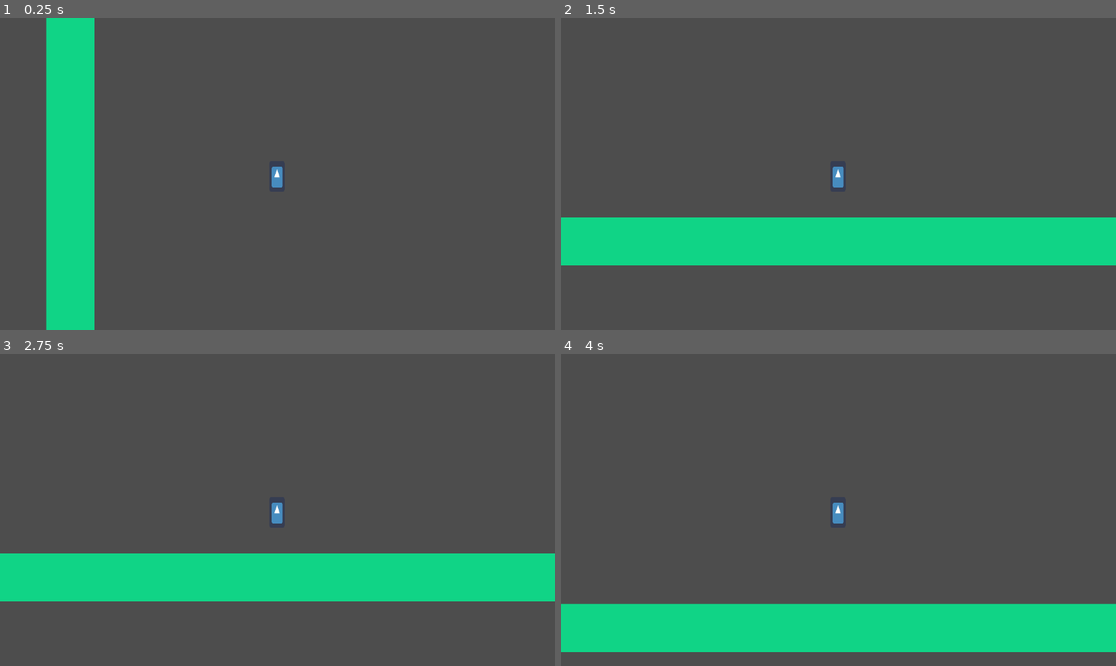
Above: before the commit, frames 1-4 (two rows, left to right).
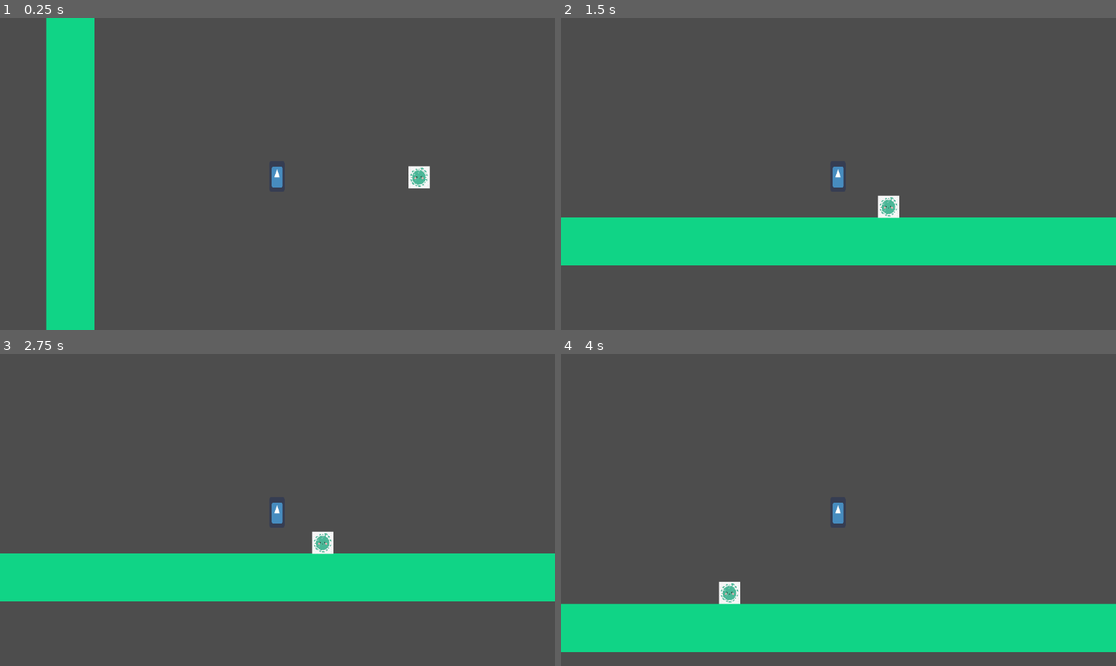
Above: after the commit, the same moments.

Repository: bobbleheadhobo/Science-Hell
Game: Godot game, scene res://Scenes/VirusWorld.tscn
Two runs of this game, one before a commit and one after it. Both use one fixed random seed, a clock stepped at 60 frames per second and the inputs below. The engine's default icon, where the game draws it, is replaced by a stand-in: a white triangle on a blue panel in a dark square.
Inputs:
- Up to frame 1 (0.25 s): no input
- Up to frame 2 (1.5 s): hold D (moveRight) from 0.53 s (still down); tap Space (jump) at 0.6, 0.77, 1.07, 1.35 s
- Up to frame 3 (2.75 s): tap Space (jump) at 1.52, 1.82, 2.1 s; release D (moveRight) at 2.03 s; hold A (moveLeft) from 2.03 s (still down)
- Up to frame 4 (4 s): release A (moveLeft) at 2.78 s; hold D (moveRight) from 2.78 s (still down); tap Space (jump) at 2.85, 3.02, 3.32, 3.6, 3.77 s

The runs differ from the first frame. In frame 1, 0.3% of the frame differs, in the area x 73-78%, y 47-55%; in frame 2, 0.3%, in the area x 57-61%, y 56-65%; in frame 3, 0.3%; in frame 4, 0.3%.

Commit message:
Battle System Update #1
-Added enemy scene

Diff:
--- a/testLevel/Scenes/VirusWorld.tscn
+++ b/testLevel/Scenes/VirusWorld.tscn
@@ -1,7 +1,8 @@
-[gd_scene load_steps=5 format=3 uid="uid://latgbrqynxy2"]
+[gd_scene load_steps=6 format=3 uid="uid://latgbrqynxy2"]
 
 [ext_resource type="PackedScene" uid="uid://b0f51aq0q53k8" path="res://Scenes/Player.tscn" id="1"]
 [ext_resource type="PackedScene" uid="uid://dfxyexytl62gg" path="res://Scenes/RockyPlatform.tscn" id="2"]
+[ext_resource type="PackedScene" uid="uid://chsspm7t6mngu" path="res://Scenes/basicVirus.tscn" id="3_0a5mf"]
 
 [sub_resource type="QuadMesh" id="1"]
 size = Vector2(1000, 100)
@@ -144,3 +145,6 @@
 
 [node name="RockyPlatform7" parent="." instance=ExtResource("2")]
 position = Vector2(-908, 1773)
+
+[node name="basicVirus" parent="." instance=ExtResource("3_0a5mf")]
+position = Vector2(769, 70)
--- /dev/null
+++ b/testLevel/Scenes/basicVirus.gd
@@ -0,0 +1,21 @@
+extends CharacterBody2D
+
+@export var speed = 100
+@export var gravity = 10
+# @export var jumpForce = 450
+var prevDir = 0
+var horizontalDirection = 1
+
+func _physics_process(delta):
+
+	if(!is_on_floor()):
+
+		velocity.y += gravity
+
+		if velocity.y > 999:
+			velocity.y = 999
+
+	velocity.x = speed * horizontalDirection
+
+	set_velocity(velocity)
+	move_and_slide()
--- /dev/null
+++ b/testLevel/Scenes/basicVirus.tscn
@@ -0,0 +1,19 @@
+[gd_scene load_steps=4 format=3 uid="uid://chsspm7t6mngu"]
+
+[ext_resource type="Script" path="res://Scenes/basicVirus.gd" id="1_0om40"]
+[ext_resource type="Texture2D" uid="uid://c465ax0tiuwb4" path="res://Assets/tempVirus.jpg" id="1_nagpk"]
+
+[sub_resource type="RectangleShape2D" id="RectangleShape2D_1go4k"]
+size = Vector2(44, 46)
+
+[node name="basicVirus" type="CharacterBody2D"]
+script = ExtResource("1_0om40")
+
+[node name="Sprite2D" type="Sprite2D" parent="."]
+position = Vector2(3.57628e-07, -23)
+scale = Vector2(0.0366667, 0.0383333)
+texture = ExtResource("1_nagpk")
+
+[node name="CollisionShape2D" type="CollisionShape2D" parent="."]
+position = Vector2(0, -23)
+shape = SubResource("RectangleShape2D_1go4k")
Binary file added: testLevel/Assets/tempVirus.jpg
Not shown, added: testLevel/Assets/tempVirus.jpg.import
